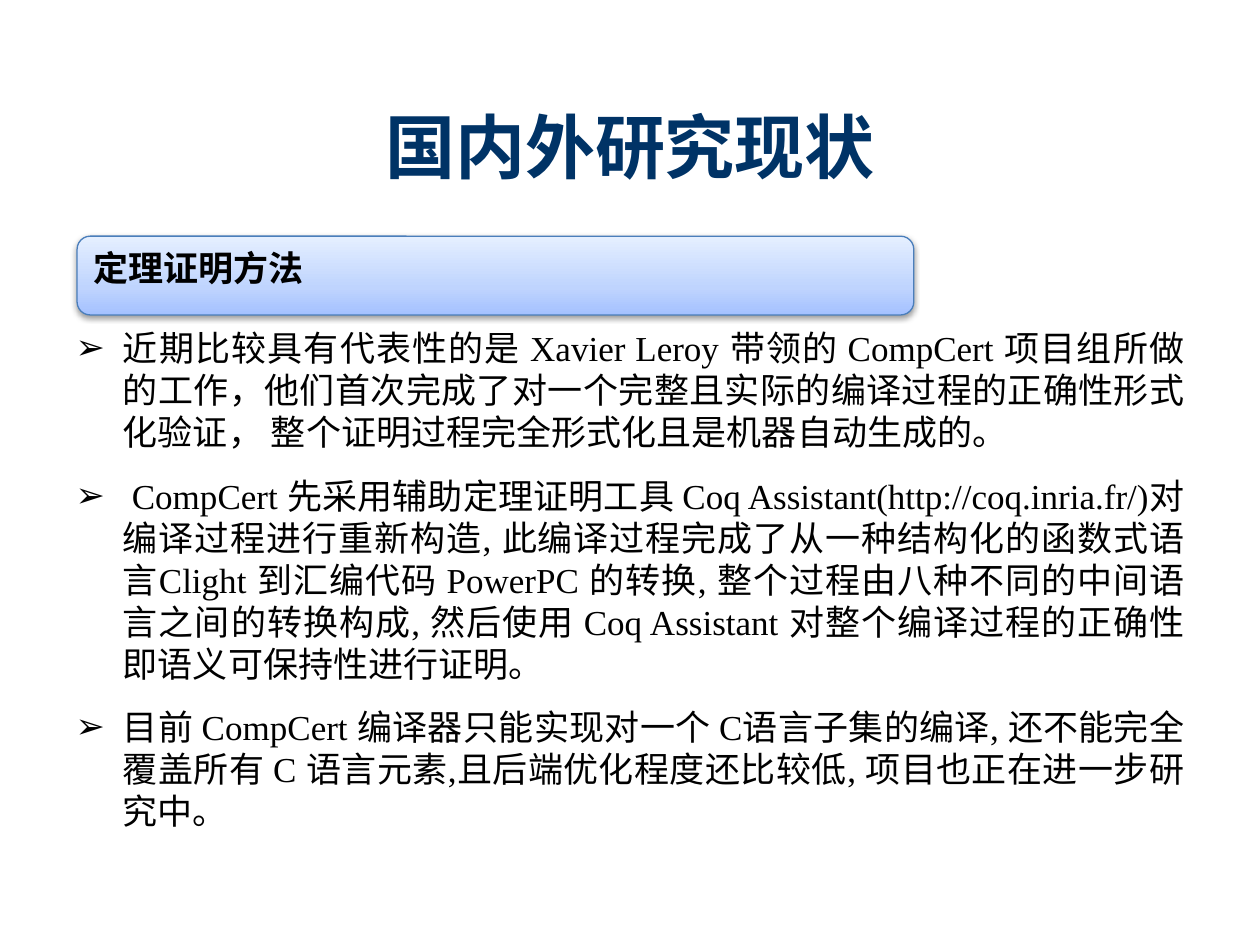
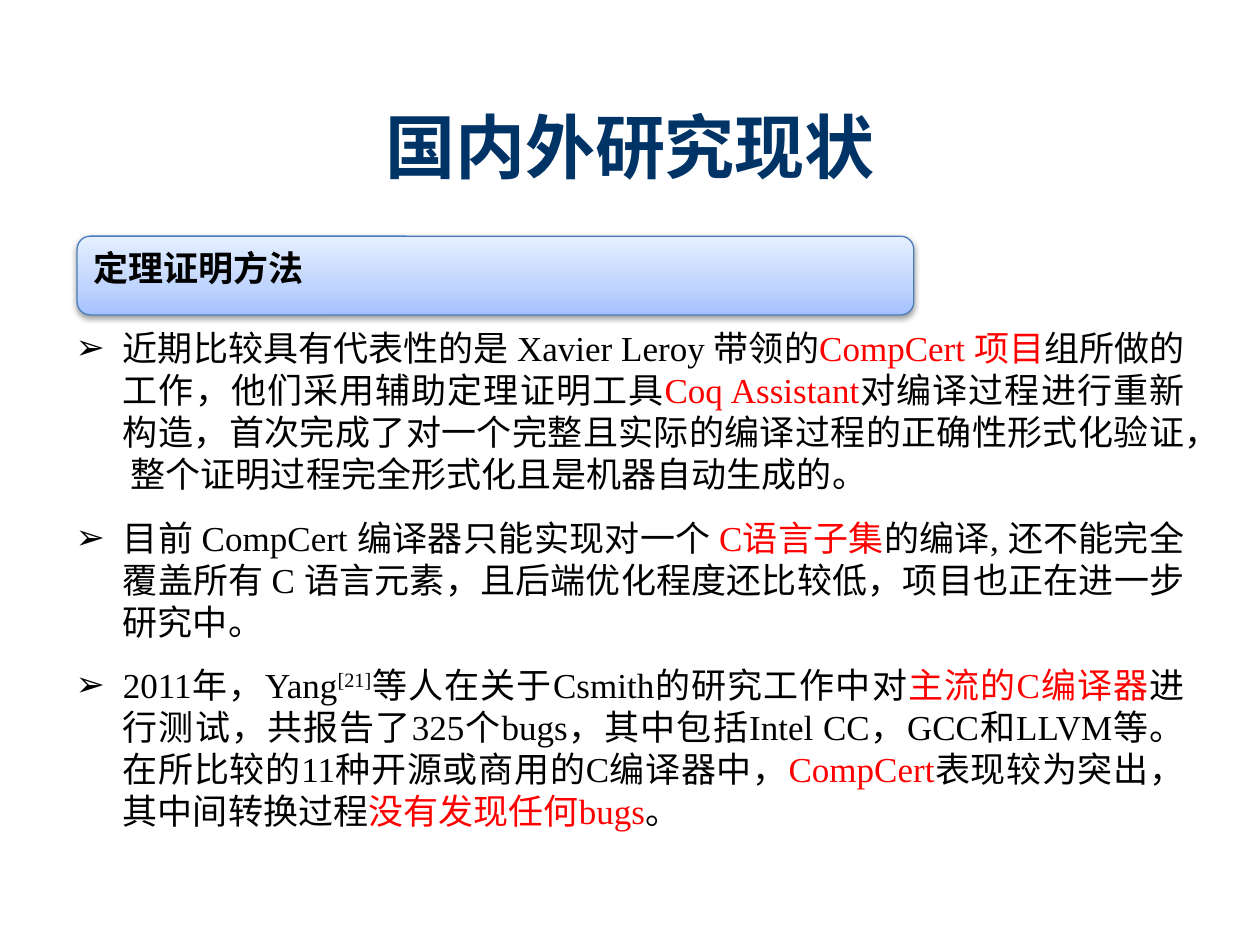
Before and after one commit to destiny1991/--2014--destiny, a slide deck: slide 11 of 开题/SY1406108_陈志伟_开题ppt.pptx. Drawn at 1260x945 pixels with LibreOffice and Linux fonts; fonts in the diff are those of the drawing; background and template pictures are left out. Boxes give left, top, right and bottom in pixels: in the first picture for what was removed or moved away, otherwise in the second. Text is boxed around its words. In the diff, an @@ line names an element or a change of style, - is before the commit and + after.

```diff
--- a/开题/SY1406108_陈志伟_开题ppt.pptx
+++ b/开题/SY1406108_陈志伟_开题ppt.pptx
@@ text at [123, 331, 1220, 832]: text changed @@
-➢ 近期比较具有代表性的是 Xavier Leroy 带领的 CompCert 项目组所做的工作，他们首次完成了对一个完整且实际的编译过程的正确性形式化验证， 整个证明过程完全形式化且是机器自动生成的。
-➢ CompCert 先采用辅助定理证明工具 Coq Assistant(http://coq.inria.fr/)对编译过程进行重新构造, 此编译过程完成了从一种结构化的函数式语言Clight 到汇编代码 PowerPC 的转换, 整个过程由八种不同的中间语言之间的转换构成, 然后使用 Coq Assistant 对整个编译过程的正确性即语义可保持性进行证明。
-➢ 目前 CompCert 编译器只能实现对一个 C语言子集的编译, 还不能完全覆盖所有 C 语言元素,且后端优化程度还比较低, 项目也正在进一步研究中。
+➢ 近期比较具有代表性的是 Xavier Leroy 带领的CompCert 项目组所做的工作，他们采用辅助定理证明工具Coq Assistant对编译过程进行重新构造，首次完成了对一个完整且实际的编译过程的正确性形式化验证， 整个证明过程完全形式化且是机器自动生成的。
+➢ 目前 CompCert 编译器只能实现对一个 C语言子集的编译, 还不能完全覆盖所有 C 语言元素，且后端优化程度还比较低，项目也正在进一步研究中。
+➢ 2011年，Yang[21]等人在关于Csmith的研究工作中对主流的C编译器进行测试，共报告了325个bugs，其中包括Intel CC，GCC和LLVM等。在所比较的11种开源或商用的C编译器中，CompCert表现较为突出，其中间转换过程没有发现任何bugs。
```
Also in this commit, not shown: 15 other slides changed, 2 other files.
